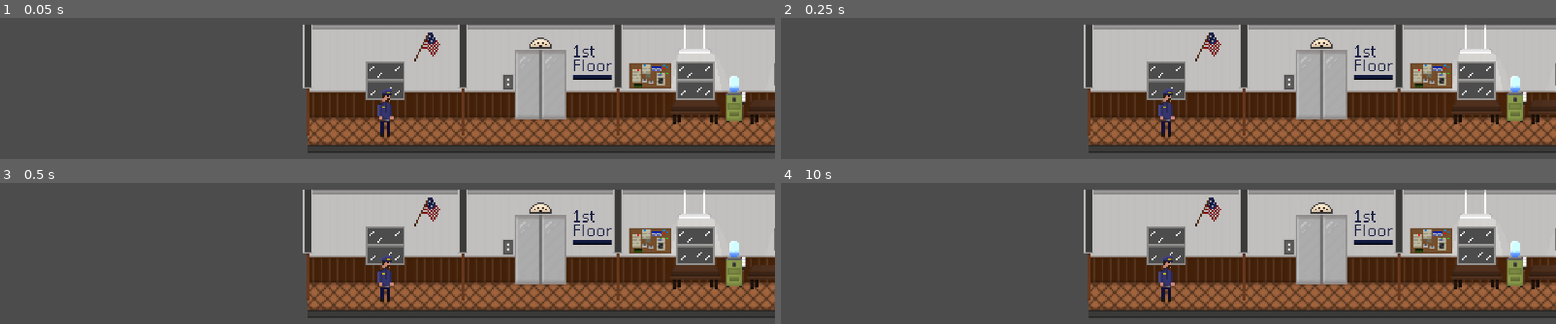
Above: before the commit, frames 1-4 (two rows, left to right).
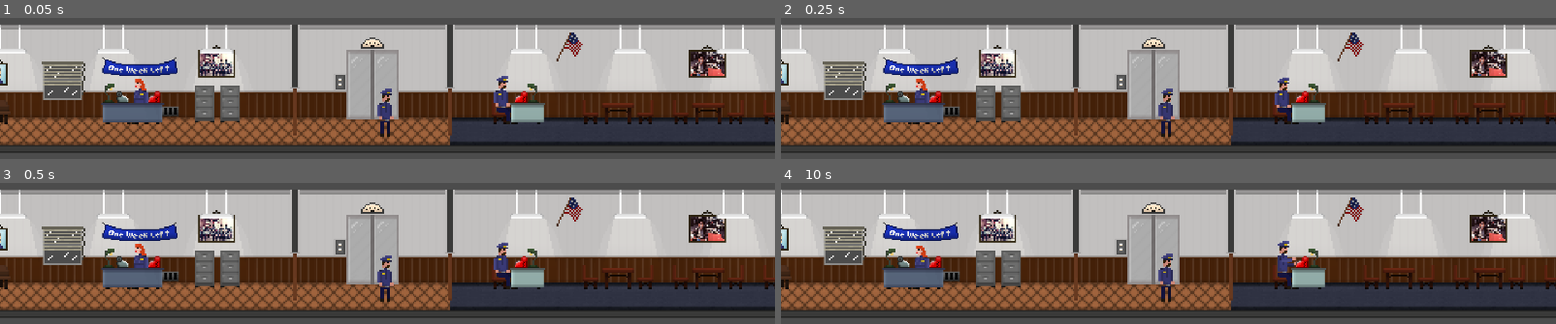
Above: after the commit, the same moments.

Repository: yimmit303/WGJ-149
Game: Godot game, scene res://Scenes/Station/Station_Floor1.tscn
The game is run twice, just before and just after one commit, with the same random seed, the same clock (stepped at 60 frames per second) and the same inputs. The project has no main scene, so this scene is started directly.
Inputs:
- Up to frame 1 (0.05 s): no input
- Up to frame 2 (0.25 s): no input
- Up to frame 3 (0.5 s): no input
- Up to frame 4 (10 s): tap Enter at 0.5, 2, 5 s; hold Shift (sprint) 0.53-1.28 s; hold D (move_right) 0.53-2.03 s; tap Space at 1.25, 3.5, 7.25 s; tap Shift (sprint) every 1.5 s from 1.35 to 8.85 s; hold A (move_left) 2.03-2.78 s; hold Shift (sprint) 2.03-2.78 s; hold D (move_right) 2.78-4.28 s; hold Shift (sprint) 3.53-4.28 s; hold A (move_left) 4.28-5.03 s; hold D (move_right) 5.03-5.78 s; hold Shift (sprint) 5.03-5.78 s; hold A (move_left) 5.78-7.28 s; hold Shift (sprint) 6.53-7.28 s; hold D (move_right) 7.28-9.53 s; hold Shift (sprint) 8.03-8.78 s; hold A (move_left) from 9.53 s (still down); hold Shift (sprint) from 9.53 s (still down)

The runs differ from the first frame. In frame 1, 54% of the frame differs, in the area x 0-100%, y 4-96%; in frame 2, 54%; in frame 3, 54%; in frame 4, 55%.
Error before the commit: Attempt to call function 'get_child_count' in base 'null instance' on a null instance. (res://Scenes/Characters/Generic/GenericOfficer.gd:30)

Commit message:
Moved some things around

Diff:
--- a/Scenes/Station/Station_Floor1.tscn
+++ b/Scenes/Station/Station_Floor1.tscn
@@ -199,6 +199,14 @@
 scale = Vector2( 0.75, 0.75 )
 texture = ExtResource( 24 )
 
+[node name="WaitingChair" type="Sprite" parent="Background"]
+position = Vector2( 272, -16 )
+texture = ExtResource( 25 )
+
+[node name="WaitingChair2" type="Sprite" parent="Background"]
+position = Vector2( 224, -16 )
+texture = ExtResource( 25 )
+
 [node name="Foreground" type="Node2D" parent="."]
 position = Vector2( 0, -48 )
 
@@ -314,6 +322,12 @@
 position = Vector2( 736, -8 )
 texture = ExtResource( 22 )
 
+[node name="Linda_Sitting" parent="Foreground" instance=ExtResource( 26 )]
+position = Vector2( 368, 16 )
+
+[node name="PoliceOfficer_Male1" parent="." instance=ExtResource( 28 )]
+position = Vector2( 536, -24 )
+
 [node name="CeilingLight" parent="." instance=ExtResource( 23 )]
 position = Vector2( 240, -64 )
 
@@ -338,28 +352,14 @@
 [node name="CeilingLight7" parent="." instance=ExtResource( 23 )]
 position = Vector2( 816, -64 )
 
-[node name="WaitingChair" type="Sprite" parent="."]
-position = Vector2( 288, -32 )
-texture = ExtResource( 25 )
-
-[node name="WaitingChair2" type="Sprite" parent="."]
-position = Vector2( 240, -32 )
-texture = ExtResource( 25 )
-
-[node name="Linda_Sitting" parent="." instance=ExtResource( 26 )]
-position = Vector2( 368, -32 )
-
 [node name="Navpoints" type="Node2D" parent="."]
 position = Vector2( 352, -16 )
 
+[node name="Navpoint" parent="Navpoints" instance=ExtResource( 27 )]
+position = Vector2( -88, 0 )
+type = "Water"
+
 [node name="Navpoint2" parent="Navpoints" instance=ExtResource( 27 )]
-
-[node name="Navpoint" parent="Navpoints" instance=ExtResource( 27 )]
-position = Vector2( -88, 8 )
-type = "Water"
-
-[node name="PoliceOfficer_Male1" parent="Navpoints/Navpoint" instance=ExtResource( 28 )]
-position = Vector2( -216, -16 )
 
 [node name="Navpoint3" parent="Navpoints" instance=ExtResource( 27 )]
 position = Vector2( -128, 0 )
